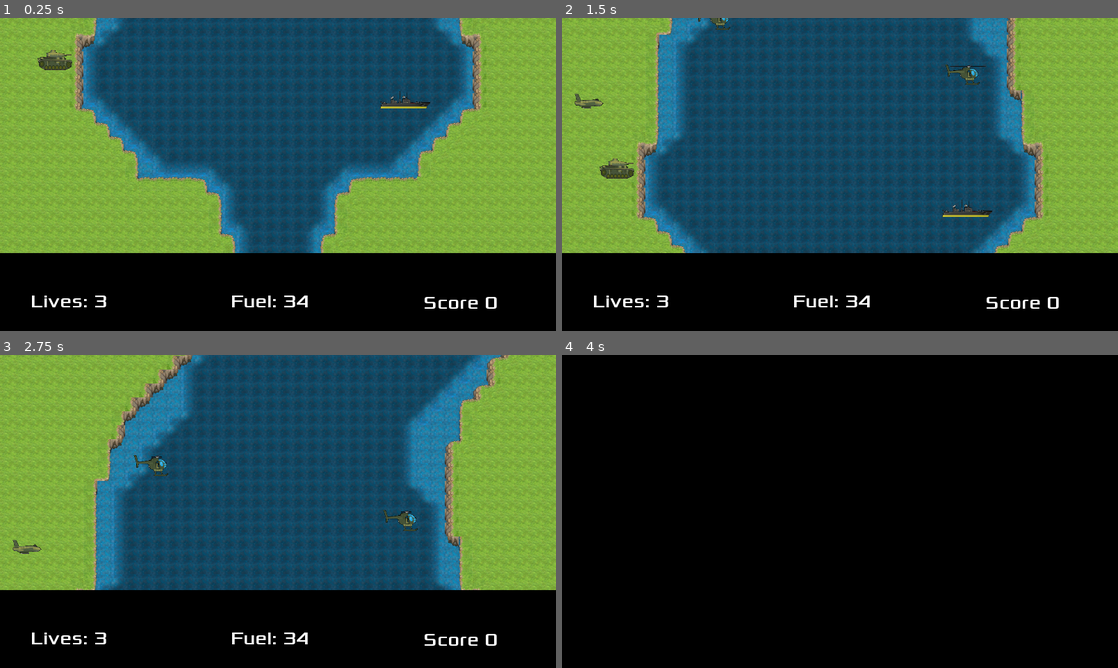
Above: before the commit, frames 1-4 (two rows, left to right).
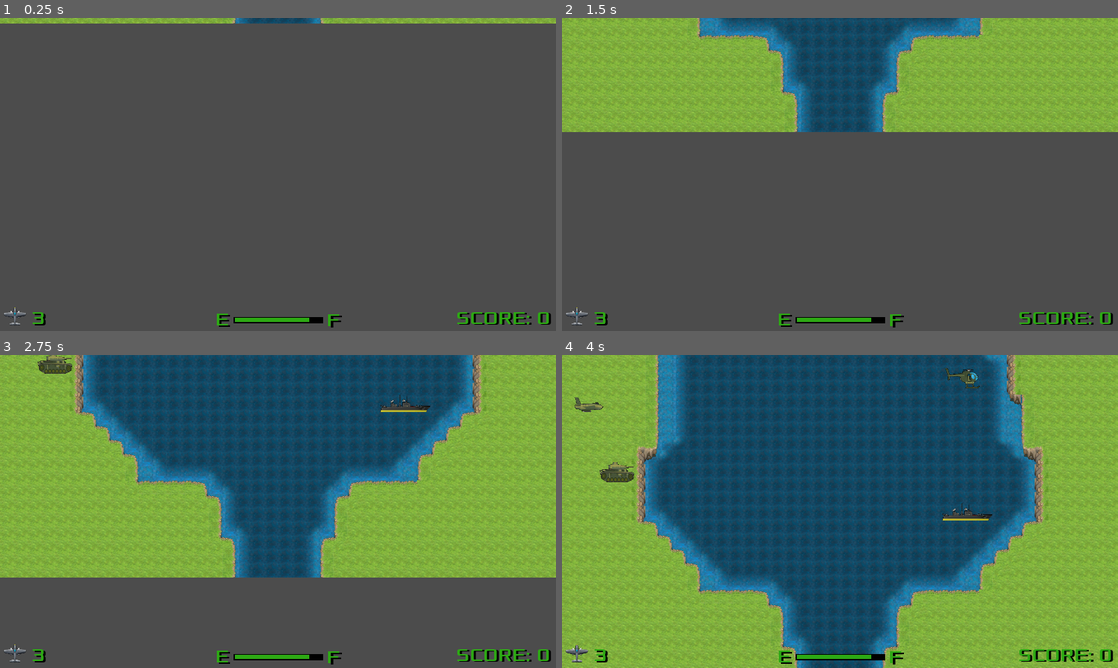
Above: after the commit, the same moments.

Repository: PawelKrywulko/TGW_G-8_Z1
Game: Godot game, scene res://scenes/GameManager.tscn
Same seed, same stepped clock (60 frames per second), same inputs: the game is played once before the commit and once after it.
Inputs:
- Up to frame 1 (0.25 s): no input
- Up to frame 2 (1.5 s): tap Enter at 0.5 s; hold Right (ui_right) 0.53-1.28 s; hold Space (interact) 0.53-1.28 s; hold Down (ui_down) from 1.28 s (still down); tap Space (interact) at 1.35 s
- Up to frame 3 (2.75 s): release Down (ui_down) at 2.03 s; hold Right (ui_right) from 2.03 s (still down); hold Space (interact) from 2.03 s (still down)
- Up to frame 4 (4 s): release Right (ui_right) at 2.78 s; release Space (interact) at 2.78 s; hold Up (ui_up) 2.78-3.53 s; tap Space (interact) at 2.85 s; hold Left (ui_left) from 3.53 s (still down); hold Space (interact) from 3.53 s (still down)

The runs differ from the first frame. In frame 1, 99% of the frame differs, in the area x 0-100%, y 0-100%; in frame 2, 81%; in frame 3, 55%; in frame 4, 100%.
Error after the commit: Trying to assign value of type 'ProgressBar' to a variable of type 'Label'. (res://scripts/HUD.gd:6)

Commit message:
gui refreshed
refreshed gui for the player

Diff:
--- a/River Raid/scenes/GameManager.tscn
+++ b/River Raid/scenes/GameManager.tscn
@@ -13,14 +13,9 @@
 [ext_resource path="res://scenes/maps/Level3.tscn" type="PackedScene" id=11]
 [ext_resource path="res://scenes/maps/Level4.tscn" type="PackedScene" id=12]
 [ext_resource path="res://scenes/maps/Level5.tscn" type="PackedScene" id=13]
-[ext_resource path="res://scripts/HUD.gd" type="Script" id=14]
+[ext_resource path="res://scenes/HUD.tscn" type="PackedScene" id=14]
 [ext_resource path="res://graphics/quad.png" type="Texture" id=15]
-[ext_resource path="res://fonts/Xolonium-Regular.ttf" type="DynamicFontData" id=16]
-[ext_resource path="res://scenes/Player.tscn" type="PackedScene" id=17]
-
-[sub_resource type="DynamicFont" id=1]
-size = 64
-font_data = ExtResource( 16 )
+[ext_resource path="res://scenes/Player.tscn" type="PackedScene" id=16]
 
 [sub_resource type="Animation" id=2]
 resource_name = "BlackScreen"
@@ -170,43 +165,14 @@
 [node name="Level5" parent="Levels" instance=ExtResource( 13 )]
 position = Vector2( 0, -27989 )
 
-[node name="HUD" type="CanvasLayer" parent="."]
-editor/display_folded = true
-script = ExtResource( 14 )
-
-[node name="Sprite" type="Sprite" parent="HUD"]
-modulate = Color( 0, 0, 0, 1 )
-position = Vector2( 990, 1013 )
-scale = Vector2( 10, 2 )
-texture = ExtResource( 15 )
-
-[node name="Lives" type="Label" parent="HUD"]
-margin_left = 106.0
-margin_top = 939.0
-margin_right = 488.0
-margin_bottom = 1026.0
-custom_fonts/font = SubResource( 1 )
-text = "Lives 0"
-
-[node name="Score" type="Label" parent="HUD"]
-margin_left = 1297.85
-margin_top = 943.0
-margin_right = 1878.85
-margin_bottom = 1021.0
-custom_fonts/font = SubResource( 1 )
-text = "Score 0"
-align = 1
-
-[node name="Fuel" type="Label" parent="HUD"]
-margin_left = 548.0
-margin_top = 939.0
-margin_right = 1312.0
-margin_bottom = 1026.0
-custom_fonts/font = SubResource( 1 )
-text = "Fuel 0"
-align = 1
+[node name="HUD" parent="." instance=ExtResource( 14 )]
+editor/display_folded = true
+
+[node name="Fuel" parent="HUD" index="3"]
+editor/display_folded = true
 
 [node name="Fader" type="Node" parent="HUD"]
+editor/display_folded = true
 
 [node name="Sprite" type="Sprite" parent="HUD/Fader"]
 modulate = Color( 0, 0, 0, 0 )
@@ -220,22 +186,18 @@
 anims/FadeOut = SubResource( 4 )
 anims/Idle = SubResource( 5 )
 
-[node name="Player" parent="." instance=ExtResource( 17 )]
-editor/display_folded = true
+[node name="Player" parent="." instance=ExtResource( 16 )]
 scale = Vector2( 0.75, 0.75 )
 base_speed = 250.0
-
-[node name="AnimatedSprite" parent="Player" index="0"]
-animation = "default"
 
 [node name="FuelTimer" parent="Player" index="2"]
 autostart = false
 [connection signal="ready_to_go" from="." to="Player" method="_on_ready_to_go"]
 [connection signal="reset" from="." to="Player" method="_on_GameManager_reset"]
-[connection signal="bonus_score_reached" from="HUD" to="Player" method="_on_HUD_bonus_score_reached"]
 [connection signal="fuel_left" from="Player" to="HUD" method="_on_Player_fuel_left"]
 [connection signal="lives_left" from="Player" to="HUD" method="_on_Player_lives_left"]
-[connection signal="out_of_lives" from="Player" to="HUD" method="_on_Player_out_of_lives"]
 [connection signal="player_destroyed" from="Player" to="." method="reset_game"]
 
+[editable path="HUD"]
+
 [editable path="Player"]
--- a/River Raid/scenes/HUD.tscn
+++ b/River Raid/scenes/HUD.tscn
@@ -1,45 +1,96 @@
-[gd_scene load_steps=5 format=2]
+[gd_scene load_steps=7 format=2]
 
 [ext_resource path="res://scripts/HUD.gd" type="Script" id=1]
-[ext_resource path="res://graphics/quad.png" type="Texture" id=2]
+[ext_resource path="res://graphics/player/plane001.png" type="Texture" id=2]
 [ext_resource path="res://fonts/Xolonium-Regular.ttf" type="DynamicFontData" id=3]
 
 [sub_resource type="DynamicFont" id=1]
 size = 64
 font_data = ExtResource( 3 )
 
+[sub_resource type="StyleBoxFlat" id=2]
+bg_color = Color( 0.180392, 0.666667, 0.0823529, 1 )
+border_width_left = 3
+border_width_top = 3
+border_width_right = 3
+border_width_bottom = 3
+border_color = Color( 0, 0, 0, 1 )
+
+[sub_resource type="StyleBoxFlat" id=3]
+bg_color = Color( 0, 0, 0, 1 )
+border_width_left = 3
+border_width_top = 3
+border_width_right = 3
+border_width_bottom = 3
+border_color = Color( 0, 0, 0, 1 )
+
 [node name="HUD" type="CanvasLayer"]
-editor/display_folded = true
 script = ExtResource( 1 )
 
-[node name="Sprite" type="Sprite" parent="."]
-modulate = Color( 0, 0, 0, 1 )
-position = Vector2( 990, 1000 )
-scale = Vector2( 10, 1 )
+[node name="Plane" type="Sprite" parent="."]
+position = Vector2( 51.415, 1033.43 )
+scale = Vector2( 0.681488, 0.681488 )
 texture = ExtResource( 2 )
 
 [node name="Lives" type="Label" parent="."]
-margin_left = 106.0
-margin_top = 939.0
-margin_right = 488.0
-margin_bottom = 1026.0
+margin_left = 88.575
+margin_top = 997.06
+margin_right = 167.575
+margin_bottom = 1084.06
 custom_fonts/font = SubResource( 1 )
-text = "Lives 0"
+custom_colors/font_color = Color( 0.180392, 0.666667, 0.0823529, 1 )
+custom_colors/font_color_shadow = Color( 0, 0, 0, 1 )
+custom_constants/shadow_offset_x = 8
+custom_constants/shadow_offset_y = 4
+text = "0"
+align = 1
 
 [node name="Score" type="Label" parent="."]
-margin_left = 1297.85
-margin_top = 943.0
-margin_right = 1878.85
-margin_bottom = 1021.0
+margin_left = 1385.66
+margin_top = 995.371
+margin_right = 1895.66
+margin_bottom = 1073.37
 custom_fonts/font = SubResource( 1 )
-text = "Score 0"
+custom_colors/font_color = Color( 0.180392, 0.666667, 0.0823529, 1 )
+custom_colors/font_color_shadow = Color( 0, 0, 0, 1 )
+custom_constants/shadow_offset_x = 8
+custom_constants/shadow_offset_y = 4
+text = "SCORE: 0"
+align = 2
+
+[node name="Fuel" type="ProgressBar" parent="."]
+margin_left = 806.756
+margin_top = 1031.27
+margin_right = 1116.76
+margin_bottom = 1053.27
+custom_styles/fg = SubResource( 2 )
+custom_styles/bg = SubResource( 3 )
+max_value = 34.0
+value = 28.91
+percent_visible = false
+
+[node name="Empty" type="Label" parent="Fuel"]
+margin_left = -83.407
+margin_top = -29.8354
+margin_right = -0.406982
+margin_bottom = 58.1646
+custom_fonts/font = SubResource( 1 )
+custom_colors/font_color = Color( 0.180392, 0.666667, 0.0823529, 1 )
+custom_colors/font_color_shadow = Color( 0, 0, 0, 1 )
+custom_constants/shadow_offset_x = 8
+custom_constants/shadow_offset_y = 4
+text = "E"
 align = 1
 
-[node name="Fuel" type="Label" parent="."]
-margin_left = 548.0
-margin_top = 939.0
-margin_right = 1312.0
-margin_bottom = 1026.0
+[node name="Full" type="Label" parent="Fuel"]
+margin_left = 302.579
+margin_top = -27.3157
+margin_right = 385.579
+margin_bottom = 50.6843
 custom_fonts/font = SubResource( 1 )
-text = "Fuel 0"
+custom_colors/font_color = Color( 0.180392, 0.666667, 0.0823529, 1 )
+custom_colors/font_color_shadow = Color( 0, 0, 0, 1 )
+custom_constants/shadow_offset_x = 8
+custom_constants/shadow_offset_y = 4
+text = "F"
 align = 1
--- a/River Raid/scenes/Player.tscn
+++ b/River Raid/scenes/Player.tscn
@@ -18,7 +18,7 @@
 "frames": [ ExtResource( 3 ), ExtResource( 4 ), ExtResource( 5 ), ExtResource( 6 ), ExtResource( 7 ) ],
 "loop": false,
 "name": "turn_right",
-"speed": 11.0
+"speed": 15.0
 } ]
 
 [node name="Player" type="Area2D"]
@@ -37,14 +37,14 @@
 
 [node name="Camera2D" type="Camera2D" parent="."]
 position = Vector2( 6.47546, -534.399 )
-offset = Vector2( 0, -335 )
+offset = Vector2( 0, 530 )
 anchor_mode = 0
 current = true
 limit_left = 0
 limit_right = 1920
 
 [node name="FuelTimer" type="Timer" parent="."]
-wait_time = 2.0
+wait_time = 0.5
 autostart = true
 
 [node name="Engine" type="AudioStreamPlayer2D" parent="."]
--- a/River Raid/scripts/GameManager.gd
+++ b/River Raid/scripts/GameManager.gd
@@ -48,7 +48,7 @@
 	while true:
 		auto_move()
 		yield(get_tree(),"idle_frame")
-		print(player.position.y)
+		#print(player.position.y)
 		if player.position.y <= reset_point.y:
 			player.show()
 			emit_signal("ready_to_go")
--- a/River Raid/scripts/HUD.gd
+++ b/River Raid/scripts/HUD.gd
@@ -3,7 +3,7 @@
 signal bonus_score_reached
 
 onready var lives_panel : Label = $Lives
-onready var fuel_panel : Label = $Fuel
+onready var fuel_bar : Label = $Fuel
 onready var score_panel : Label= $Score
 onready var fade_anim : AnimationPlayer = $Fader/AnimationPlayer
 
@@ -20,18 +20,18 @@
 		print("bonus_score_reached")
 		emit_signal("bonus_score_reached")
 		bonus_score += 10000
-	score_panel.text = "Score: " + str(score)
+	score_panel.text = "SCORE: " + str(score)
 
 func _on_Player_lives_left(value):
-	lives_panel.text = "Lives: " + str(value)
+	lives_panel.text = str(value)
 
-func _on_Player_fuel_left(value):
-	fuel_panel.text = "Fuel: " + str(value)
+func _on_Player_fuel_left(value: float):
+	fuel_bar.value = value
 
 func _on_Player_out_of_lives():
 	#po testach trzeba usunac poniższa linijke
 	#score = 0
-	score_panel.text = "Score: " + str(score)
+	score_panel.text = "SCORE: " + str(score)
 
 func _fade():
 	fade_anim.play("FadeOut")
--- a/River Raid/scripts/Player.gd
+++ b/River Raid/scripts/Player.gd
@@ -11,7 +11,7 @@
 export var fuel_capacity: float = 34
 export var refueling_speed: float = 0.025
 export var base_lives: int = 3
-export var fuel_decreaser: float = 1
+export var fuel_decreaser: float = 0.25
 
 var projectile = null
 var speed: float
@@ -69,17 +69,17 @@
 	if can_fly && is_any_button_pressed:
 		var velocity: Vector2 = Vector2()
 		$Engine.set_pitch_scale(1)
-		fuel_decreaser = 1
+		fuel_decreaser = 0.25
 		speed = base_speed
 		velocity.y -= 1
 		if Input.is_action_pressed("ui_up"):
 			speed = base_speed * 1.5
 			$Engine.set_pitch_scale(1.5)
-			fuel_decreaser = 1.5
+			fuel_decreaser = 0.375
 		if Input.is_action_pressed("ui_down"):
 			speed = base_speed * 0.7
 			$Engine.set_pitch_scale(0.7)
-			fuel_decreaser = 0.7
+			fuel_decreaser = 0.175
 
 		if velocity.length() > 0:
 			velocity = velocity.normalized() * speed
@@ -148,6 +148,7 @@
 func _on_Player_player_destroyed() -> void:
 	$DeathSound.play()
 	hide()
+	$AnimatedSprite.stop()
 	$CollisionPolygon2D.set_deferred("disabled", true)
 	$LowFuel.stop()
 	$Engine.stop()
@@ -176,6 +177,7 @@
 
 func reset() -> void:
 	$FuelTimer.stop()
+	$AnimatedSprite.frame = 0
 	can_fly = false
 	is_any_button_pressed = false
 	fuel_amount = fuel_capacity
Not shown: 1 places in River Raid/scenes/GameManager.tscn that only renumber resources
